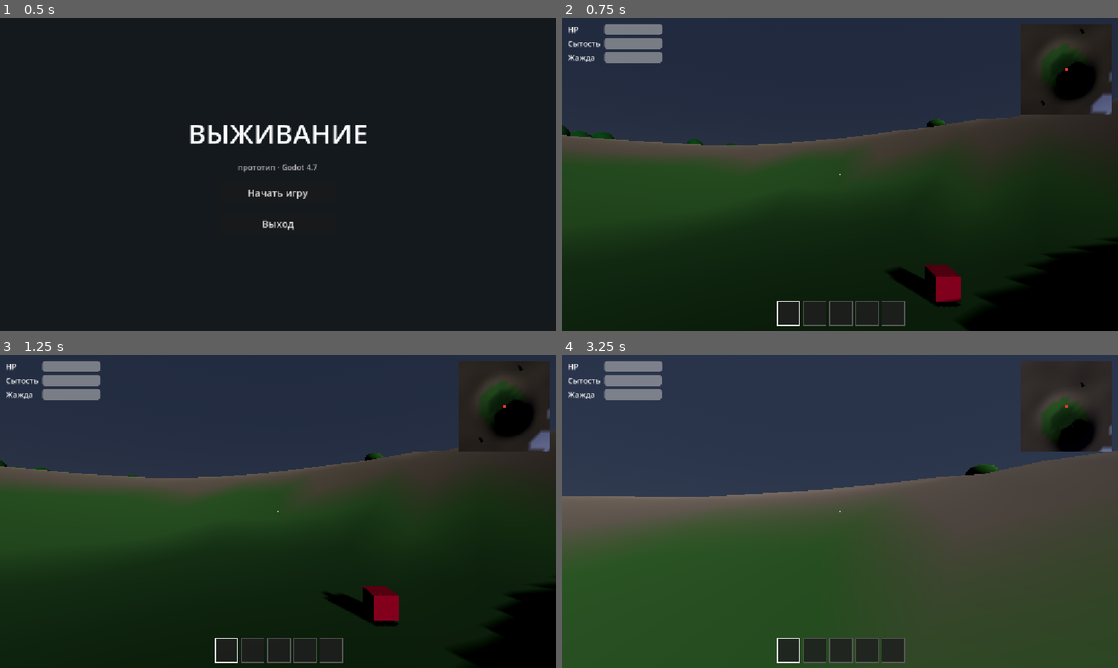
Above: before the commit, frames 1-4 (two rows, left to right).
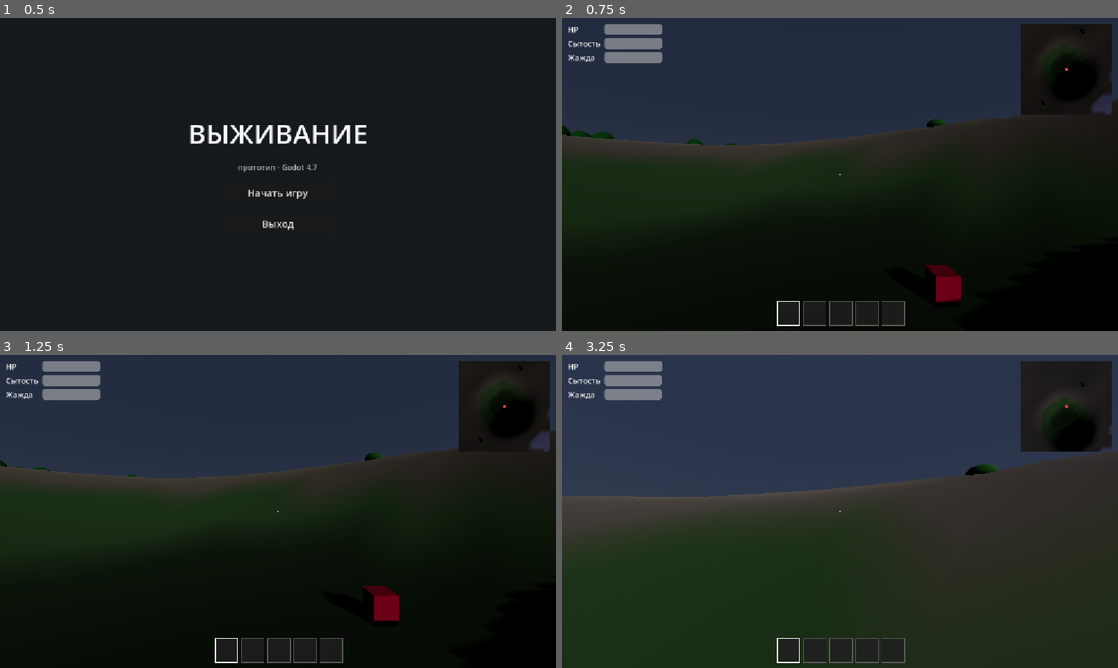
Above: after the commit, the same moments.

Repository: goverfar-tech/govno-igra
Game: Godot game, scene res://scenes/ui/main_menu.tscn
Two runs of this game, one before a commit and one after it. Both use one fixed random seed, a clock stepped at 60 frames per second and the inputs below.
Inputs (mouse positions are in pixels of both pictures, inside the frame that each line leads up to):
- Up to frame 1 (0.5 s): no input
- Up to frame 2 (0.75 s): click "Начать игру" at 0.5 s
- Up to frame 3 (1.25 s): no input
- Up to frame 4 (3.25 s): tap Enter (ui_accept) at 1.25 s; move the mouse to (867, 511) at 1.27 s; hold Ctrl (crouch) 1.28-2.03 s; hold W (move_forward) from 1.28 s (still down); click (867, 511) at 1.42 s; tap Space (jump) at 1.52, 2.27 s; move the mouse to (812, 511) at 2.02 s; tap E (interact) at 2.1 s; move the mouse to (851, 505) at 2.77 s; hold Shift (sprint) from 2.78 s (still down)

Frame 1 is identical in both runs. In frame 2, 16% of the frame differs, in the area x 0-99%, y 8-76%; in frame 3, 17%; in frame 4, 50%, in the area x 0-100%, y 12-100%.

Commit message:
fix(atmosphere): fog depth range set, dimmer sun/ambient, muted terrain palette

Diff:
--- a/scenes/world/day_night.tscn
+++ b/scenes/world/day_night.tscn
@@ -16,8 +16,10 @@
 fog_mode = 1
 fog_light_color = Color(0.6, 0.65, 0.7, 1)
 fog_sun_scatter = 0.1
-fog_density = 0.0
+fog_density = 0.01
 fog_sky_affect = 0.6
+fog_depth_begin = 40.0
+fog_depth_end = 200.0
 
 [node name="DayNight" type="Node3D"]
 script = ExtResource("1_daynight")
--- a/scripts/world/day_night.gd
+++ b/scripts/world/day_night.gd
@@ -47,7 +47,7 @@
 	var day_f := clampf(sun_elev, 0.0, 1.0)
 
 	sun.visible = sun_elev > -0.05
-	sun.light_energy = day_f * 1.2
+	sun.light_energy = day_f * 0.9
 	sun.light_color = Color(1, 1, 1).lerp(Color(1.0, 0.55, 0.25), dusk)
 
 	moon.visible = moon_elev > 0.0
@@ -61,6 +61,6 @@
 		sky_mat.ground_bottom_color = Color(0.01, 0.01, 0.02).lerp(Color(0.22, 0.2, 0.17), day_f)
 		sky_mat.ground_horizon_color = Color(0.05, 0.06, 0.12).lerp(Color(0.55, 0.55, 0.55), day_f)
 
-	world_env.environment.ambient_light_energy = lerpf(0.2, 1.0, day_f)
+	world_env.environment.ambient_light_energy = lerpf(0.2, 0.8, day_f)
 	var env := world_env.environment
 	env.fog_light_color = Color(0.03, 0.04, 0.07).lerp(Color(0.58, 0.62, 0.68), day_f).lerp(Color(0.9, 0.5, 0.25), dusk * day_f * 0.5)
--- a/scripts/world/terrain.gd
+++ b/scripts/world/terrain.gd
@@ -77,12 +77,12 @@
 func _color_for_height(h: float) -> Color:
 	# трава -> камень -> светлые вершины
 	if h < 0.6:
-		return Color(0.24, 0.4, 0.22)            # низина/дно озера
+		return Color(0.22, 0.3, 0.2)            # низина/дно озера
 	if h < 2.5:
-		return Color(0.32, 0.5, 0.27)            # трава
+		return Color(0.3, 0.42, 0.26)            # трава
 	elif h < 5.5:
-		return Color(0.5, 0.46, 0.4)             # каменистый склон
-	return Color(0.8, 0.82, 0.85)               # вершины
+		return Color(0.45, 0.42, 0.38)            # каменистый склон
+	return Color(0.62, 0.62, 0.66)              # вершины
 
 
 func _build_mesh() -> void:
